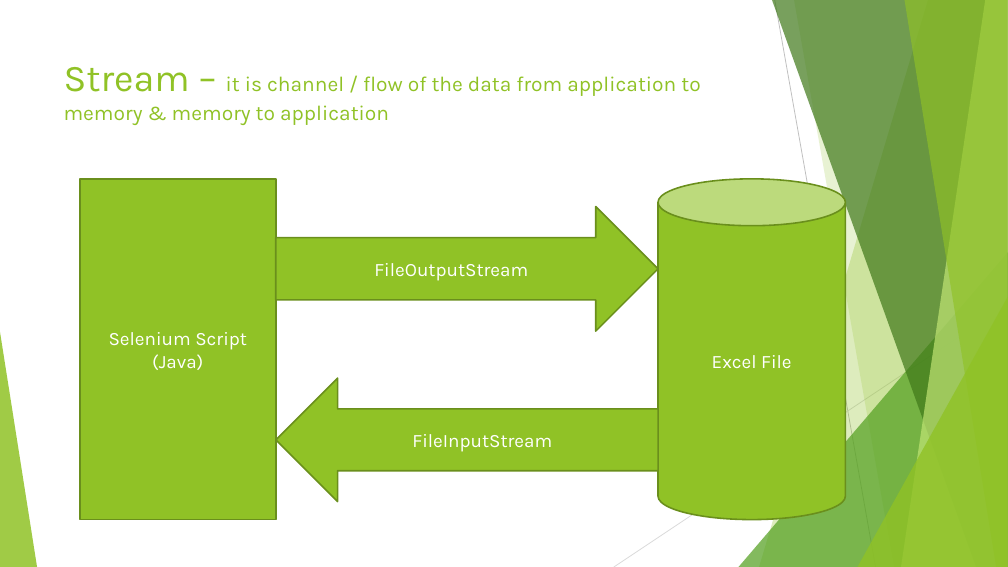
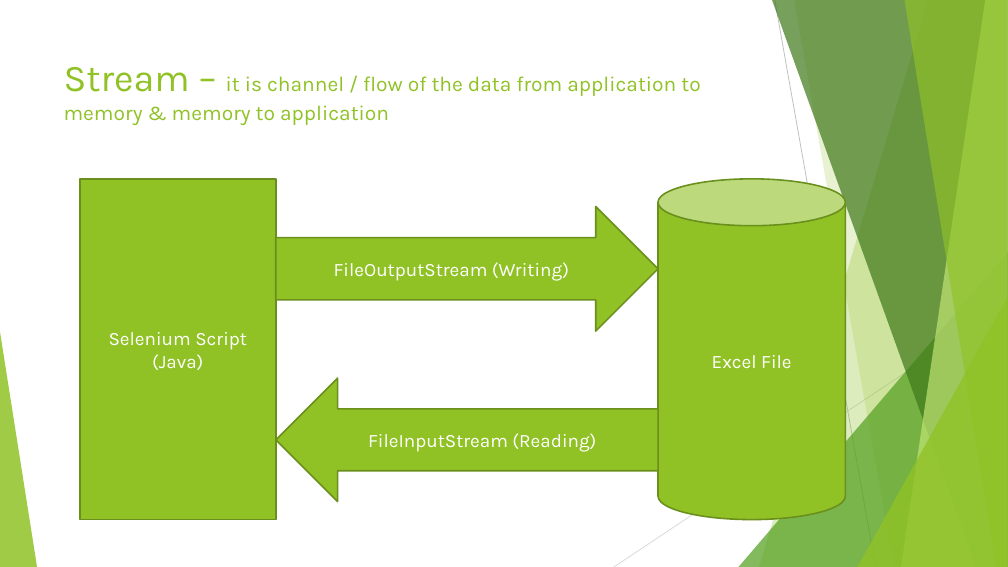
Before and after one commit to ankushvankore/AViIT-Selenium-16, a slide deck: slide 3 of Data Driven Framework.pptx. Drawn at 1008x567 pixels with LibreOffice and Linux fonts; fonts in the diff are those of the drawing. Boxes give left, top, right and bottom in pixels: in the first picture for what was removed or moved away, otherwise in the second. Text is boxed around its words. In the diff, an @@ line names an element or a change of style, - is before the commit and + after.

```diff
--- a/Data Driven Framework.pptx
+++ b/Data Driven Framework.pptx
@@ text in right arrow at [334, 262, 569, 281]: text changed @@
-FileOutputStream
+FileOutputStream (Writing)
@@ text in left arrow at [368, 433, 596, 452]: text changed @@
-FileInputStream
+FileInputStream (Reading)
```
Also in this commit, not shown: 6 other files.
